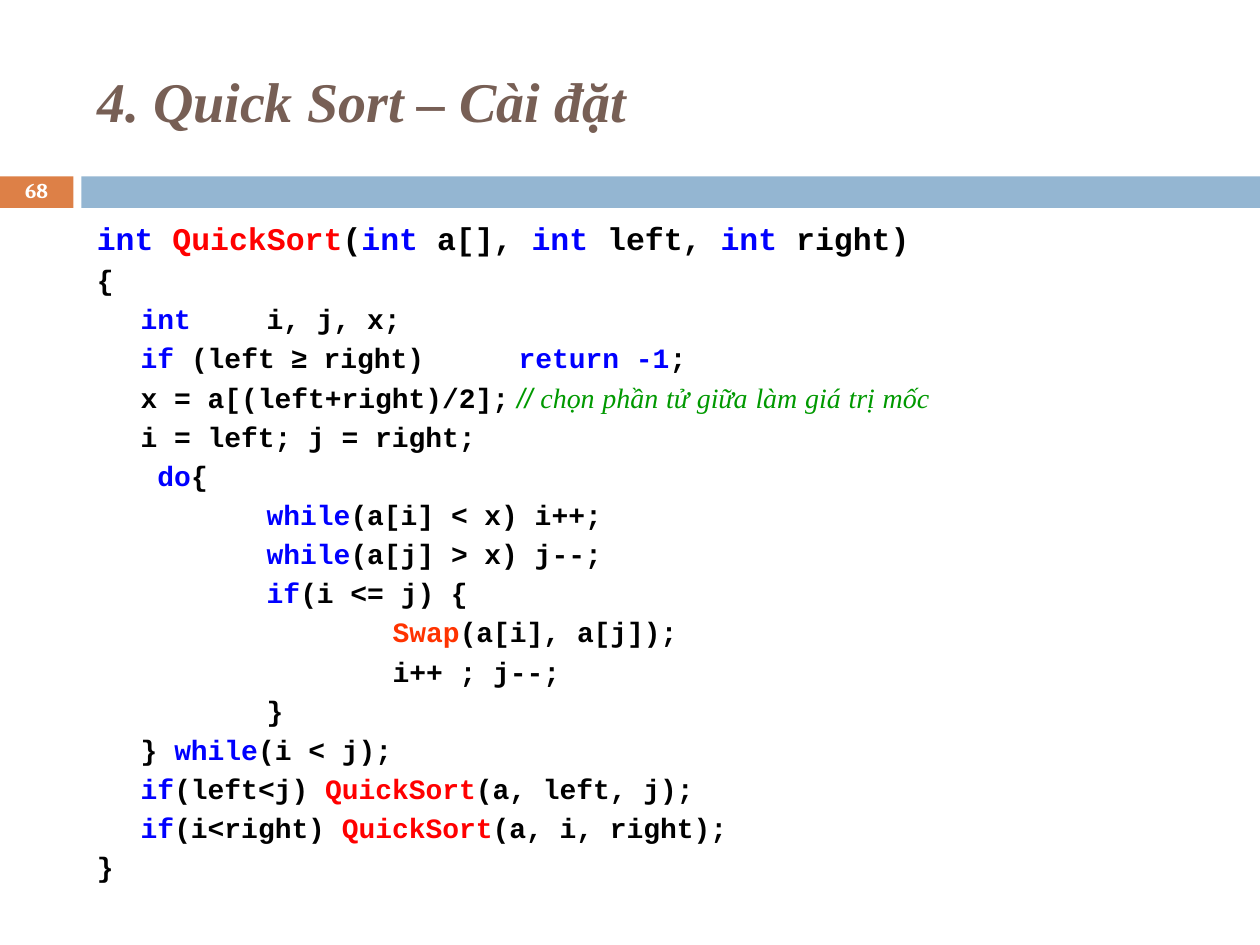
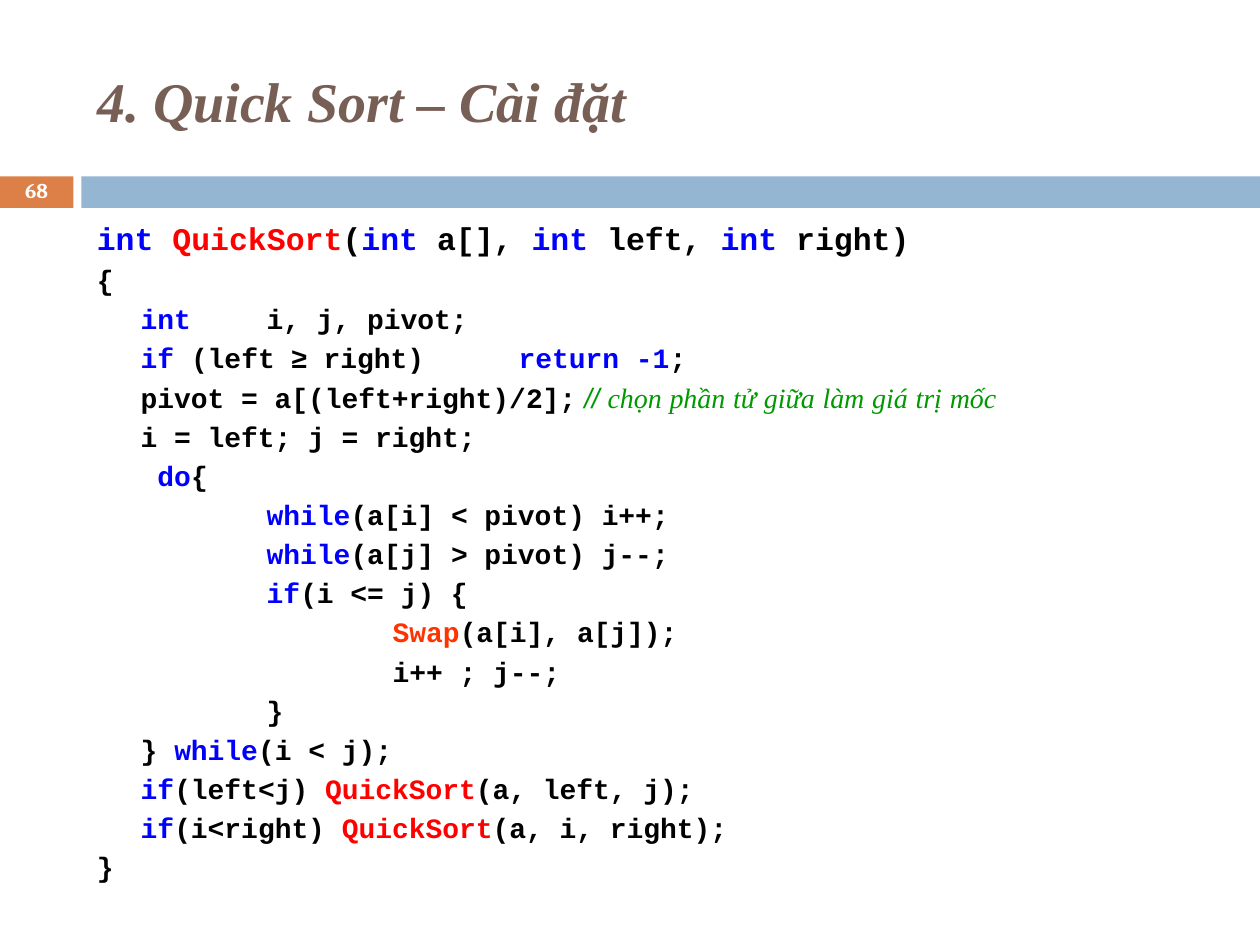
Before and after one commit to tontide1/DSA, a slide deck: slide 68 of Doc/Tài liệu main/C2_2_SapXep.ppt. Drawn at 1260x945 pixels with LibreOffice and Linux fonts; fonts in the diff are those of the drawing. Boxes give left, top, right and bottom in pixels: in the first picture for what was removed or moved away, otherwise in the second. Text is boxed around its words. In the diff, an @@ line names an element or a change of style, - is before the commit and + after.

```diff
--- a/Doc/Tài liệu main/C2_2_SapXep.ppt
+++ b/Doc/Tài liệu main/C2_2_SapXep.ppt
@@ text at <box>141,310,468,335</box>: text changed @@
-int i, j, x;
+int i, j, pivot;
@@ text at <box>141,387,996,414</box>: text changed @@
-x = a[(left+right)/2]; // chọn phần tử giữa làm giá trị mốc
+pivot = a[(left+right)/2]; // chọn phần tử giữa làm giá trị mốc
@@ text at <box>267,505,669,570</box>: text changed @@
-while(a[i] < x) i++;
-while(a[j] > x) j--;
+while(a[i] < pivot) i++;
+while(a[j] > pivot) j--;
```
Also in this commit, not shown: 15 other slides changed, 31 other files.
